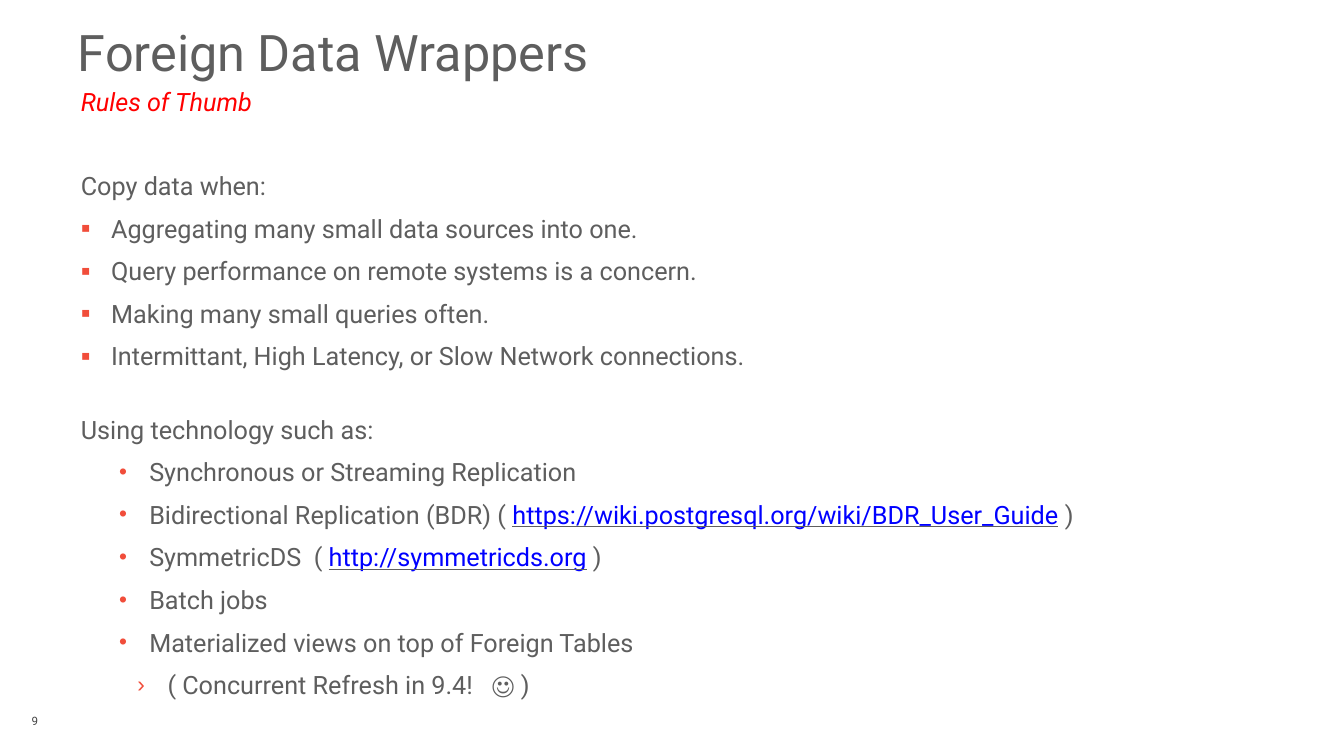
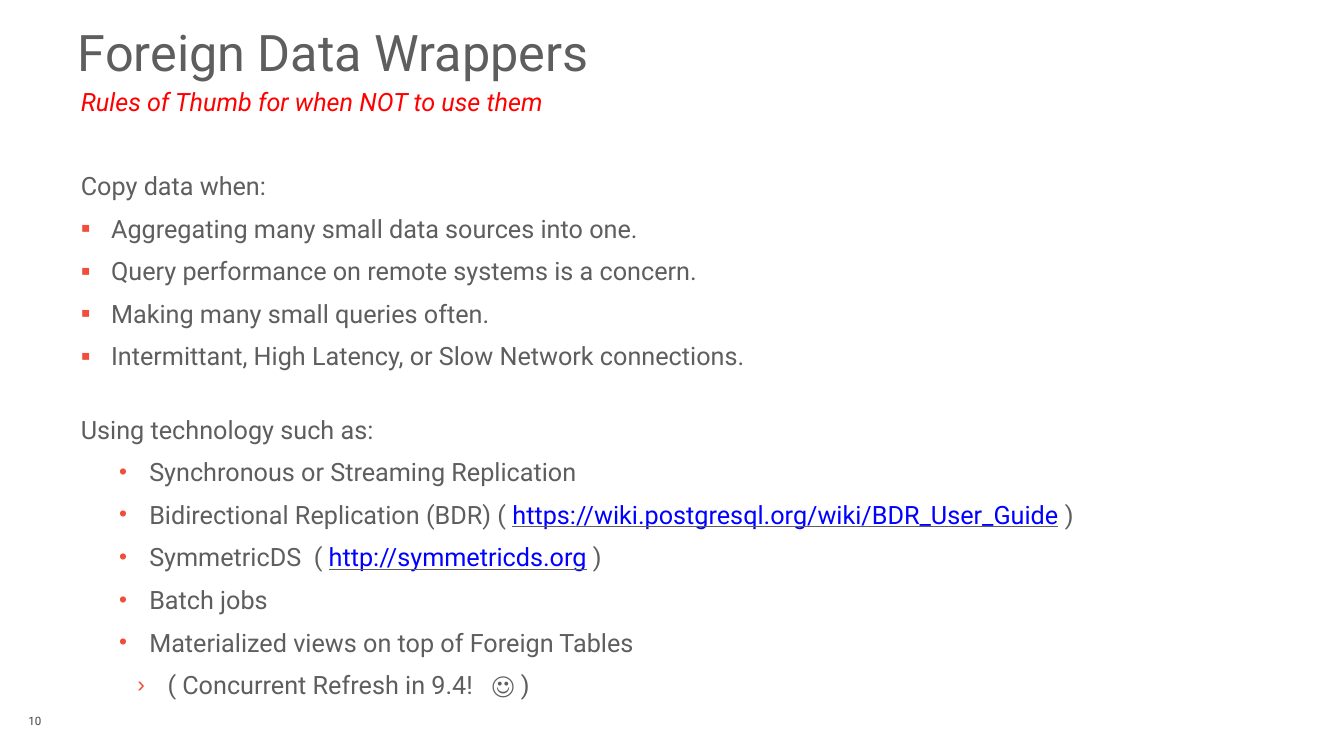
Before and after one commit to rotten/hue-multicorn-postgresql-fdw, a slide deck: slide 10 of extra/Database_Of_Things_PGConf_US_2015.pptx (slide 9 before the commit). Drawn at 1344x756 pixels with LibreOffice and Linux fonts; fonts in the diff are those of the drawing; background and template pictures are left out. Boxes give left, top, right and bottom in pixels: in the first picture for what was removed or moved away, otherwise in the second. Text is boxed around its words. In the diff, an @@ line names an element or a change of style, - is before the commit and + after.

```diff
--- a/extra/Database_Of_Things_PGConf_US_2015.pptx
+++ b/extra/Database_Of_Things_PGConf_US_2015.pptx
@@ text at <box>81,91,543,112</box>: text changed @@
-Rules of Thumb
+Rules of Thumb for when NOT to use them
@@ page number at <box>28,716,41,725</box>: text changed @@
-9
+10
```
Also in this commit, not shown: 14 other slides changed, 2 slides added, 2 other files.
